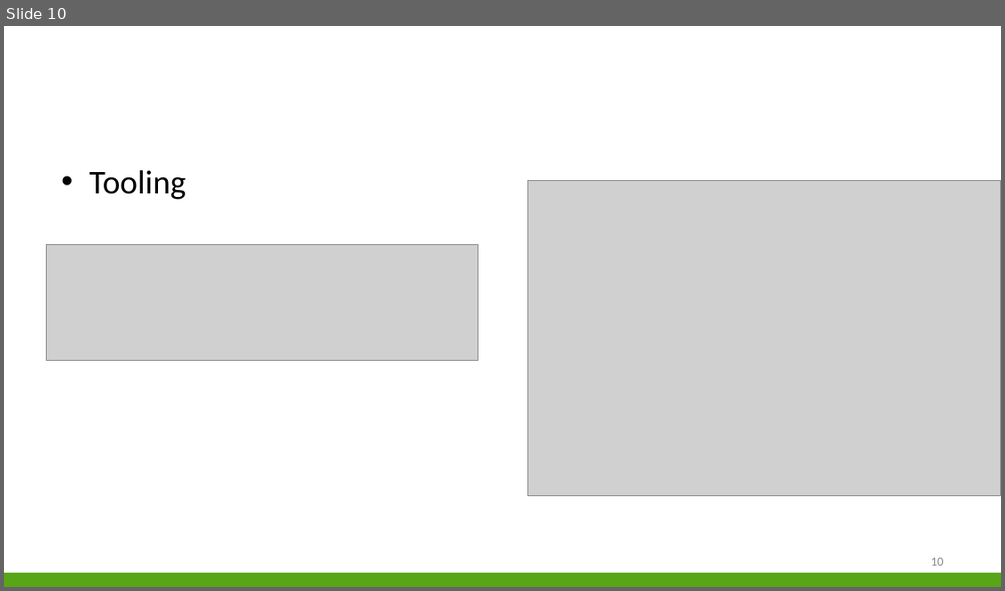
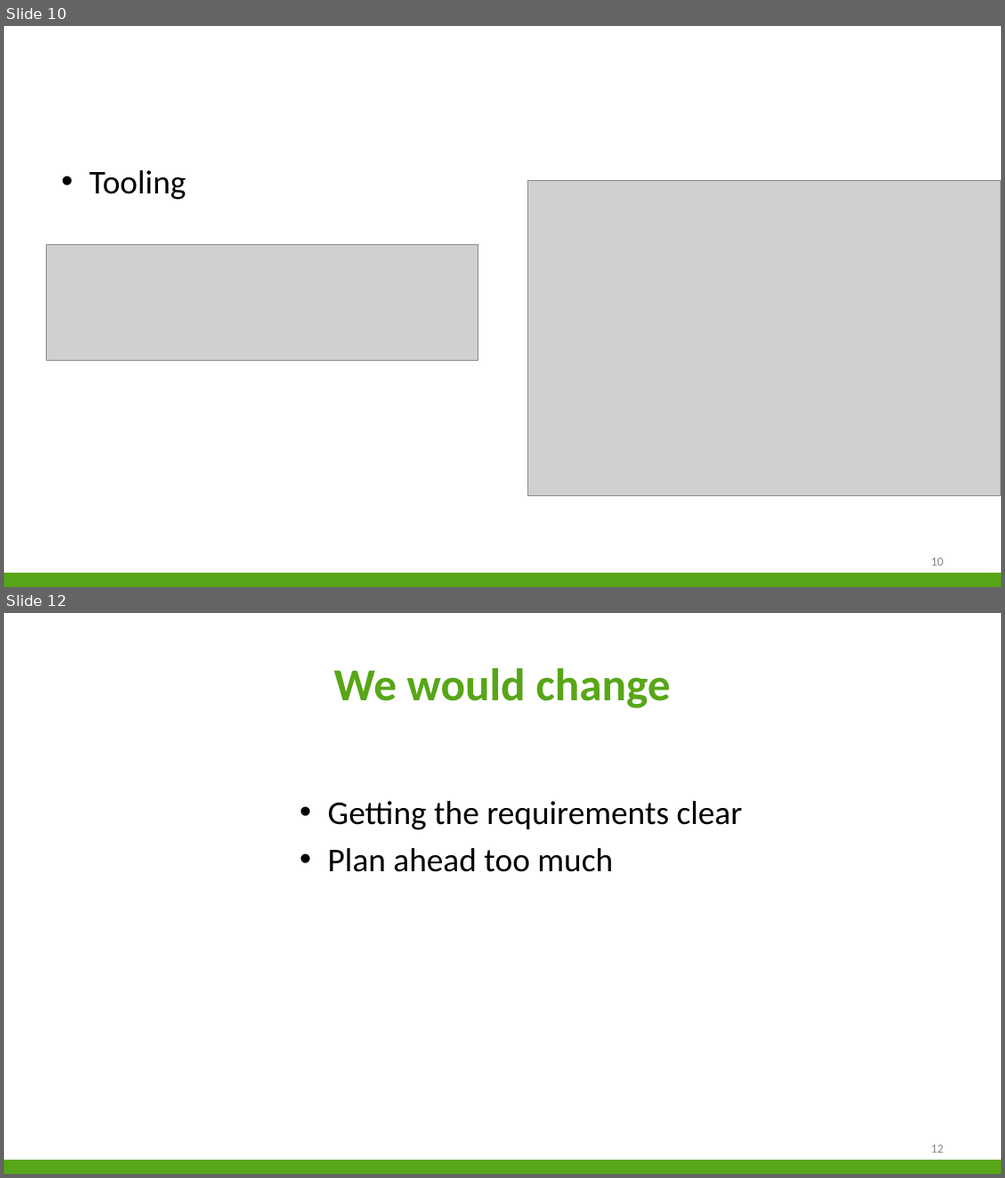
Before and after one commit to niekvandael/iTalent, a slide deck: italent/documents/english/EnglishPresentation.pptx. Shown one above the other, each under a label of ours: slide 10 before the commit, slides 10 and 12 after it; the slides between them are not shown. The pictures are 1005x591 and 1005x1178 pixels, drawn with LibreOffice and Linux fonts; fonts in the diff are those of the drawing; grey boxes stand for pictures; background and template pictures are left out. Boxes give left, top, right and bottom in pixels: in the first picture for what was removed or moved away, otherwise in the second. Text is boxed around its words. In the diff, an @@ line names an element or a change of style, - is before the commit and + after.

```diff
--- a/italent/documents/english/EnglishPresentation.pptx
+++ b/italent/documents/english/EnglishPresentation.pptx
@@ slide 12 added at (4,613,1001,1174), background #FFFFFF; not listed: 1 template element that a slide beside it also shows @@
@@ title added at (334,668,670,708), 44 pt, text #58A618, bold @@
+We would change
@@ text added at (328,801,743,872), 32 pt, text #000000 @@
+• Getting the requirements clear
+• Plan ahead too much
@@ page number added at (930,1144,943,1152), 12 pt, text #898989 @@
+12
```
Also in this commit, not shown: 1 slide changed, 3 other slides added, 1 slide removed, 1 other file.
